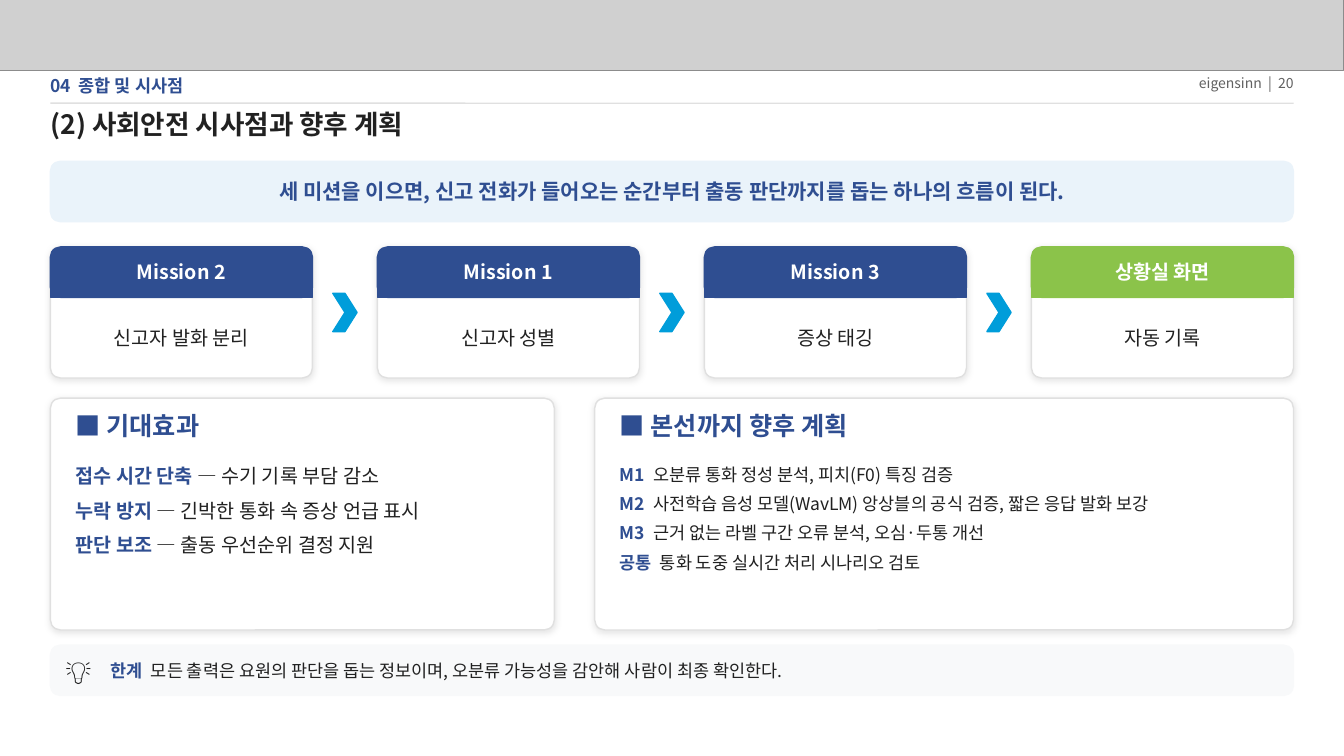
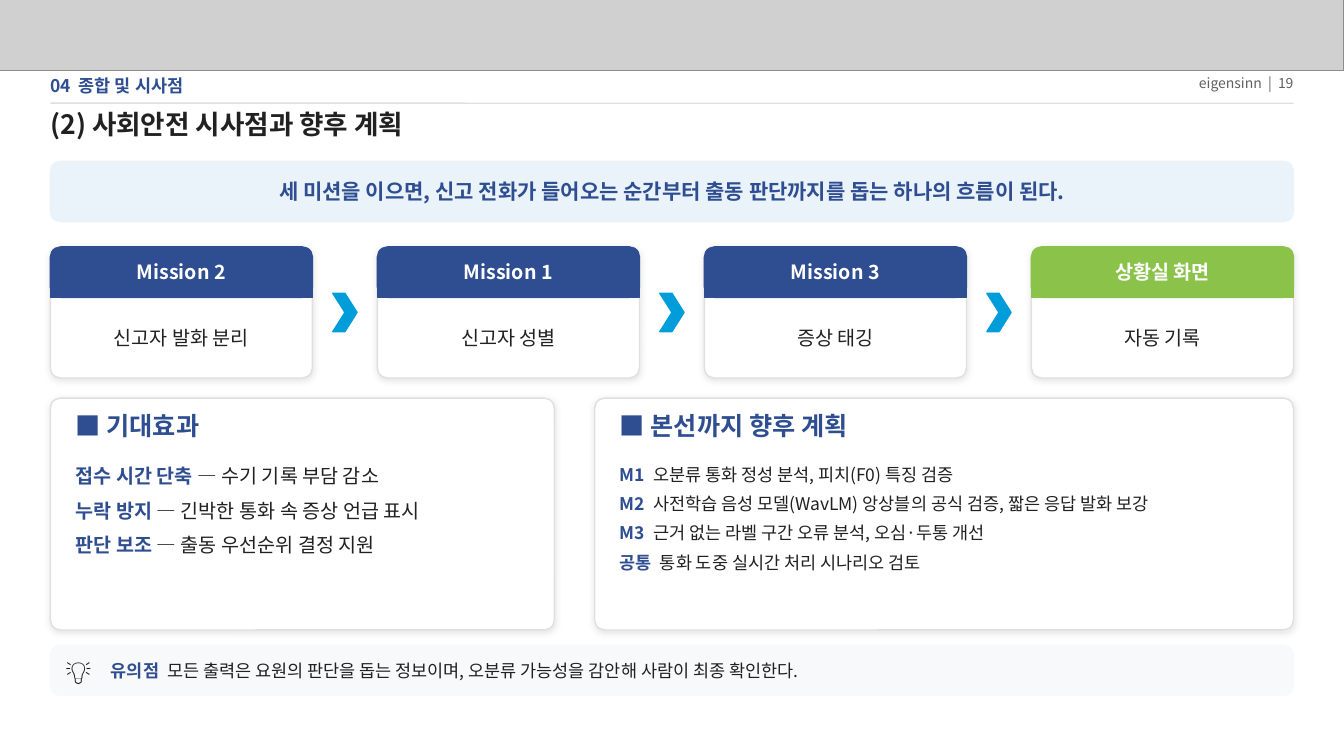
Before and after one commit to eigensinn-dcc2026/prelim, a slide deck: slide 19 of ppt/DCC2026_예선_결과정리.pptx (slide 20 before the commit). Drawn at 1344x756 pixels with LibreOffice and Linux fonts; fonts in the diff are those of the drawing; grey boxes stand for pictures. Boxes give left, top, right and bottom in pixels: in the first picture for what was removed or moved away, otherwise in the second. Text is boxed around its words. In the diff, an @@ line names an element or a change of style, - is before the commit and + after.

```diff
--- a/ppt/DCC2026_예선_결과정리.pptx
+++ b/ppt/DCC2026_예선_결과정리.pptx
@@ text at <box>1199,77,1293,92</box>: text changed @@
-eigensinn | 20
+eigensinn | 19
@@ text at <box>111,662,798,680</box>: text changed @@
-한계 모든 출력은 요원의 판단을 돕는 정보이며, 오분류 가능성을 감안해 사람이 최종 확인한다.
+유의점 모든 출력은 요원의 판단을 돕는 정보이며, 오분류 가능성을 감안해 사람이 최종 확인한다.
```
Also in this commit, not shown: 16 other slides changed, 1 slide removed, 1 other file.
